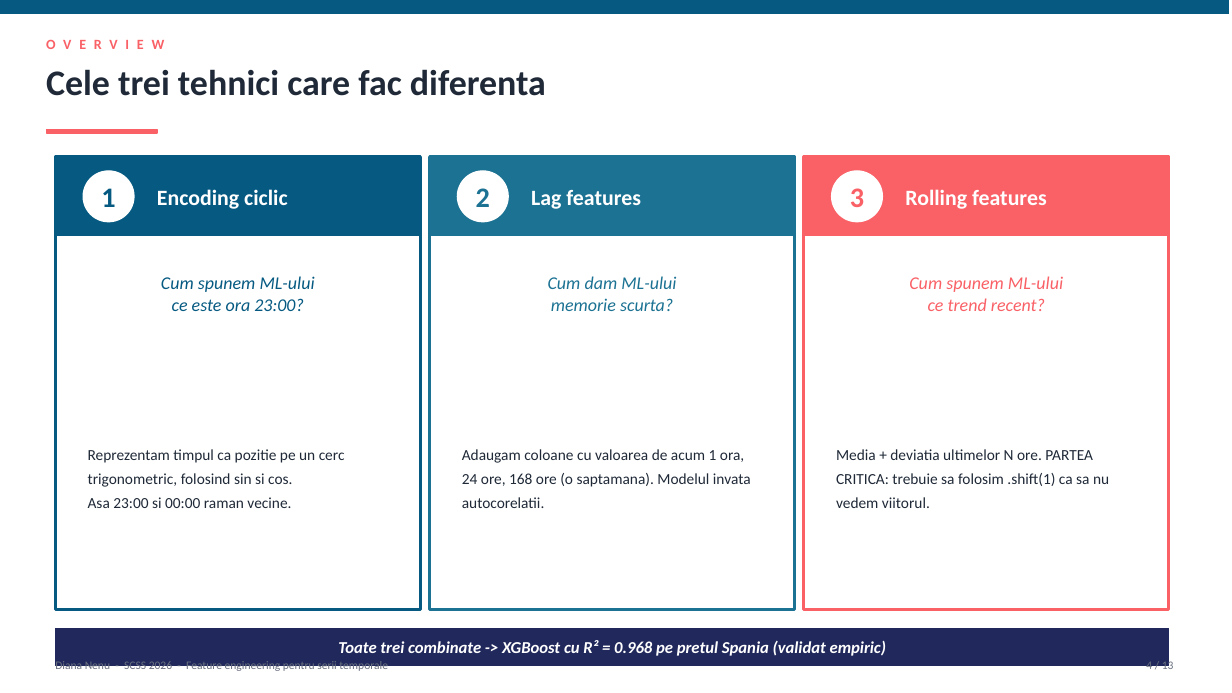
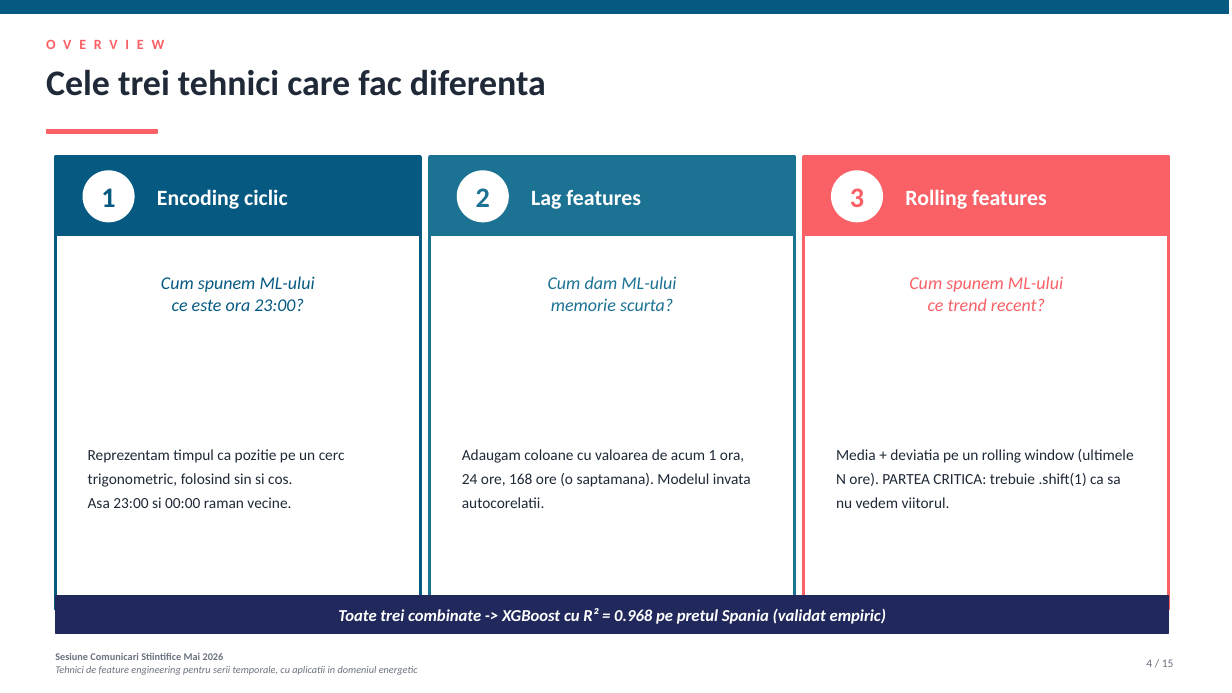
Before and after one commit to diana-nenu/Disertatie_AI_Platform, a slide deck: slide 4 of docs/SCSS/SCSS_FeatureEngineering_Diana_Nenu.pptx. Drawn at 1232x693 pixels with LibreOffice and Linux fonts; fonts in the diff are those of the drawing. Boxes give left, top, right and bottom in pixels: in the first picture for what was removed or moved away, otherwise in the second. Text is boxed around its words. In the diff, an @@ line names an element or a change of style, - is before the commit and + after.

Commit message:
SCSS pptx: 2 slide-uri noi (sin/cos, autoregresivitate) + footer extins
Modificari conform feedback:

* Footer (toate slide-urile 2-14): inlocuit 'Diana Nenu - SCSS 2026' cu
  'Sesiune Comunicari Stiintifice Mai 2026' pe 2 linii, cu titlul complet
  al lucrarii pe linia 2

* Slide 6 NOU - 'Functiile sin si cos pe scurt' (intermezzo matematic):
  - Cercul unitate cu punctul P si proiectiile sin/cos
  - Graficul functiilor pe perioada 0-2pi
  - 3 proprietati cheie: periodice, continue, identifica unic un punct

* Slide 8 NOU - 'Autoregresivitatea seriilor':
  - Definitia simpla cu exemplu energetic
  - Etimologia (auto + regresie)
  - Formula AR(1): y(t) = c + phi*y(t-1) + eps
  - Vizualizare cu serie + scatter t-1 vs t (corelatie ~0.90)
  - Concluzia: corelatia pret(t) cu pret(t-1) ~0.99 -> lag features

* Terminologie: 'fereastra alunecatoare' -> 'rolling window',
  'media plimbatoare' -> 'rolling window' in tot pptx-ul

* Total slide-uri: 13 -> 15. Numerotare X/15 actualizata
* Slide 15 (multumiri): adaugat 15/15 in dreapta jos

* Fixes pozitionare: banda navy slide 4 mutata sus, caseta slide 11
  redimensionata, casetele slide 13 mutate deasupra footer-ului

* Figuri noi: fig_fe_sin_cos_basics.png, fig_fe_autoregresivitate.png
* fig_fe_problema_orei_liniare.png: ajustare adnotare ca sa nu se
  suprapuna cu colorbar-ul

```diff
--- a/docs/SCSS/SCSS_FeatureEngineering_Diana_Nenu.pptx
+++ b/docs/SCSS/SCSS_FeatureEngineering_Diana_Nenu.pptx
@@ text at (836, 449, 1134, 508): text changed @@
-Media + deviatia ultimelor N ore. PARTEA CRITICA: trebuie sa folosim .shift(1) ca sa nu vedem viitorul.
+Media + deviatia pe un rolling window (ultimele N ore). PARTEA CRITICA: trebuie .shift(1) ca sa nu vedem viitorul.
@@ text "Toate trei combinate -> XGBoost ...": place and size @@
-text "Toate trei combinate -> XGBoost ..." at (338, 640, 886, 656)
+text "Toate trei combinate -> XGBoost ..." at (338, 608, 886, 624)
@@ rectangle: place and size @@
-rectangle at (55, 628, 1169, 665)
+rectangle at (55, 596, 1169, 633)
@@ text at (55, 653, 418, 675): text changed; size 9 to 8 pt; italic on @@
-Diana Nenu - SCSS 2026 - Feature engineering pentru serii temporale
+Sesiune Comunicari Stiintifice Mai 2026
+Tehnici de feature engineering pentru serii temporale, cu aplicatii in domeniul energetic
@@ text at (1146, 659, 1174, 667): text changed @@
-4 / 13
+4 / 15
```
Also in this commit, not shown: 11 other slides changed, 2 slides added, 2 other files.
